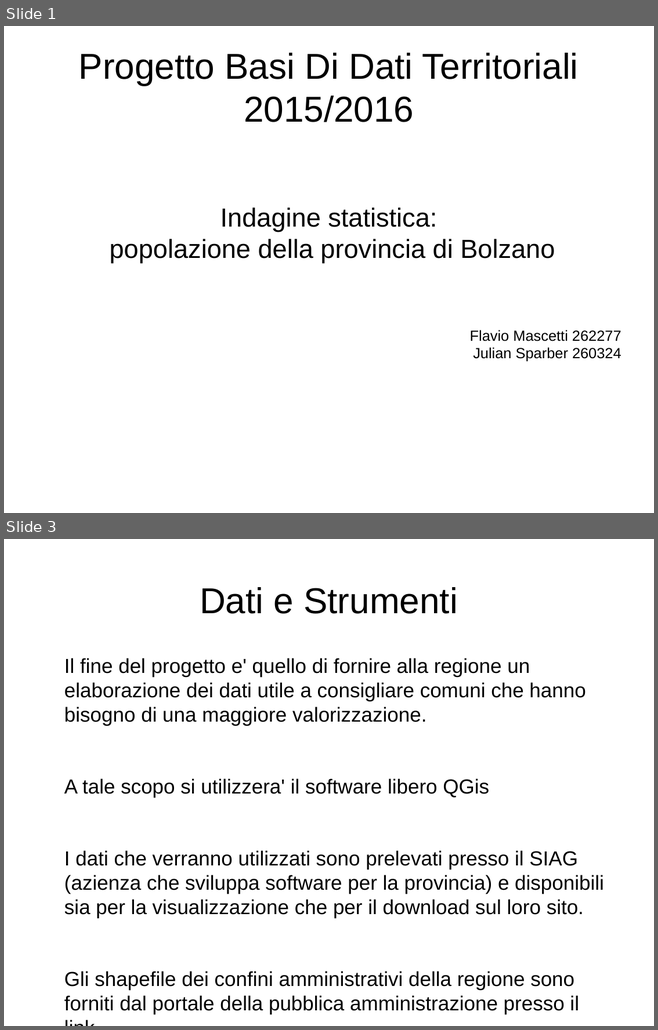
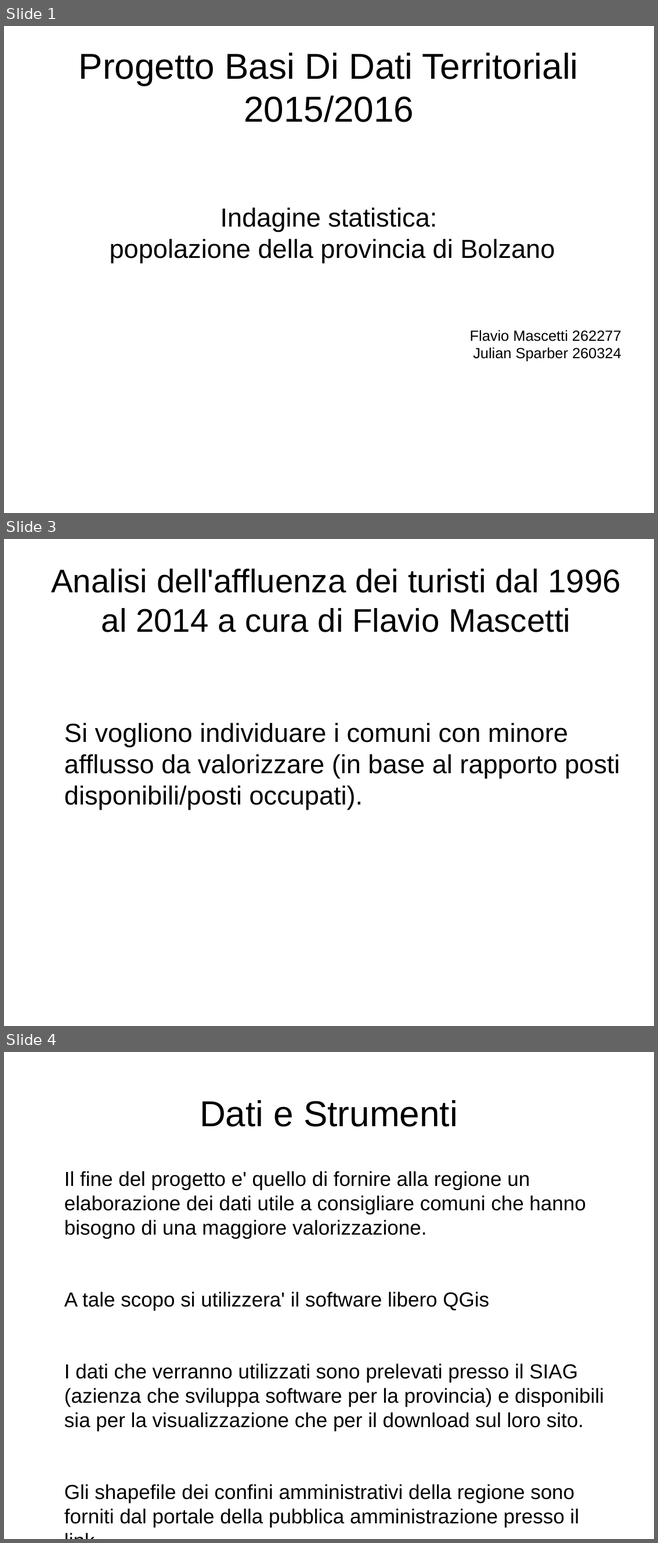
Before and after one commit to MascioSpam/esame_bdt, a slide deck: relazione.odp. Shown one above the other, each under a label of ours: slides 1 and 3 before the commit, slides 1, 3 and 4 after it; the slides between them are not shown. The pictures are 658x1030 and 658x1543 pixels, drawn with LibreOffice and Linux fonts; fonts in the diff are those of the drawing. Boxes give left, top, right and bottom in pixels: in the first picture for what was removed or moved away, otherwise in the second. Text is boxed around its words. In the diff, an @@ line names an element or a change of style, - is before the commit and + after.

```diff
--- a/relazione.odp
+++ b/relazione.odp
@@ slide 3 added at (x1=4, y1=539, x2=654, y2=1026), background #FFFFFF @@
@@ title added at (x1=51, y1=569, x2=621, y2=632), 40 pt, text #000000 @@
+Analisi dell'affluenza dei turisti dal 1996 al 2014 a cura di Flavio Mascetti
@@ text added at (x1=64, y1=723, x2=619, y2=810), 32 pt, text #000000 @@
+Si vogliono individuare i comuni con minore afflusso da valorizzare (in base al rapporto posti disponibili/posti occupati).
@@ what was slide 3 is now slide 4 @@
```
Also in this commit, not shown: 1 slide changed, 1 other slide added, 52 other files.
